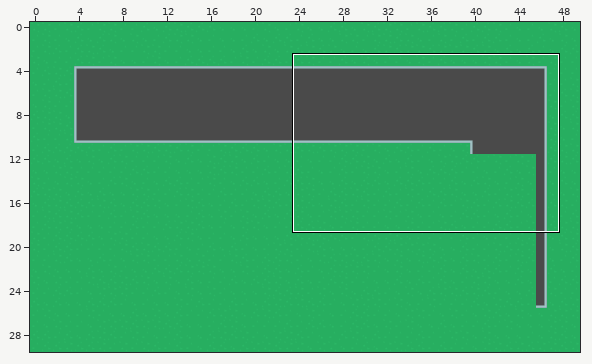
Two versions of a level (Tiled map, maps/level2.tmx). Above: a wide view before the commit, with the close-up outlined.
Close-up. Before the commit:
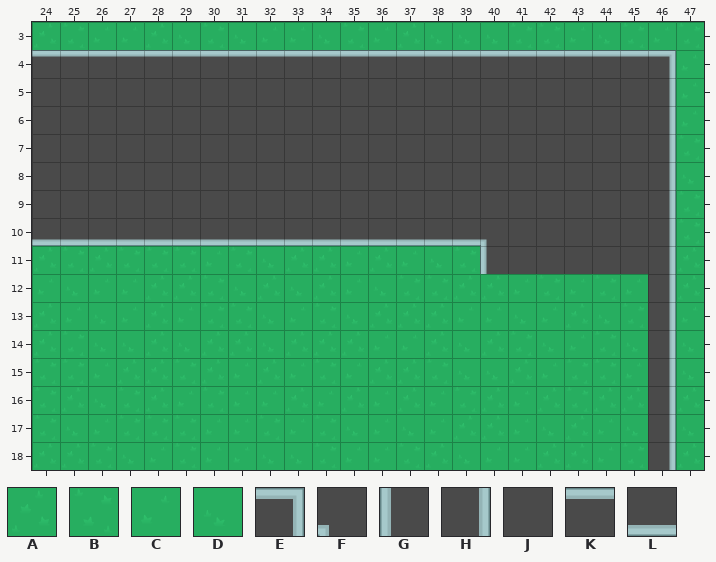
Cells are 64x64 px. Shown: x 24..47, y 3..18. The commit also changed other parts of the map, which this record leaves out.
Key: from "spritesheet_tiles": A 0, B 1, C 2, D 3, E 287, F 334, G 337, H 338, J 339, K 364, L 365.
_ is an empty cell, # one hidden under a higher layer.
Layers that did not change in this view are not listed.
Layer "ground" before, first column x 24:
 3 ABCCADBDCCDBCADDDBBCDBCB
 4 #######################C
 5 #######################C
 6 #######################C
 7 #######################B
 8 #######################D
 9 #######################B
10 #######################B
11 ABABBBCBDAACACDB#######A
12 CDCCAABDADACDBBAACBCBC#A
13 ACDCACBBDCBDAAACCDCADB#C
14 ABDDADAADAAACCADABDCBD#D
15 BBCAABACACBCAABDDACBBC#D
16 BADBACBCCACACACBACABAA#A
17 BDCBBBCCBCBDCDCAACDACD#D
18 AABDCBCCDDBCCBADCCAACB#A
Layer "walls" before, first column x 24:
 3 ________________________
 4 KKKKKKKKKKKKKKKKKKKKKKE_
 5 JJJJJJJJJJJJJJJJJJJJJJH_
 6 JJJJJJJJJJJJJJJJJJJJJJH_
 7 JJJJJJJJJJJJJJJJJJJJJJH_
 8 JJJJJJJJJJJJJJJJJJJJJJH_
 9 JJJJJJJJJJJJJJJJJJJJJJH_
10 LLLLLLLLLLLLLLLLFJJJJJH_
11 ________________GJJJJJH_
12 ______________________H_
13 ______________________H_
14 ______________________H_
15 ______________________H_
16 ______________________H_
17 ______________________H_
18 ______________________H_
The result:
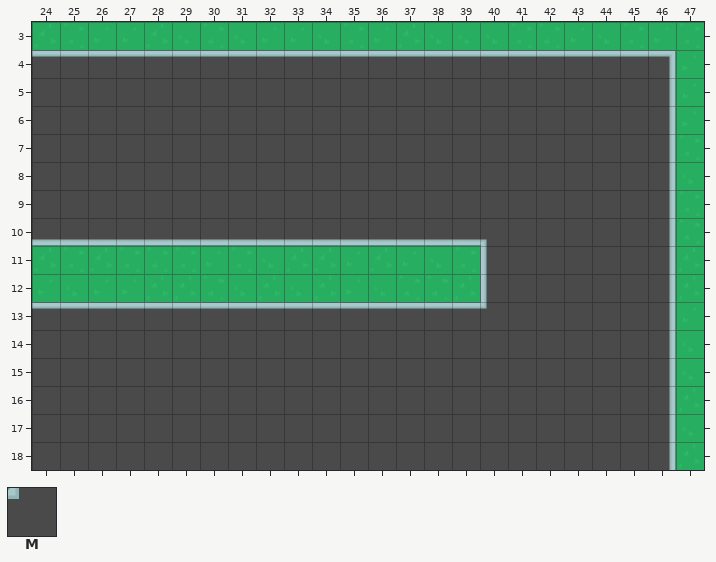
Further tiles: from "spritesheet_tiles": M 361.
Changes in this commit:
Changed rows in their new state; . is an unchanged cell.
Layer "ground":
first column x 24:
12 .................JJJJJ
13 ................#JJJJJ
14 JJJJJJJJJJJJJJJJJJJJJJ
15 JJJJJJJJJJJJJJJJJJJJJJ
16 JJJJJJJJJJJJJJJJJJJJJJ
17 JJJJJJJJJJJJJJJJJJJJJJ
18 JJJJJJJJJJJJJJJJJJJJJJ
Layer "walls":
first column x 24:
12 ................G
13 KKKKKKKKKKKKKKKKM
